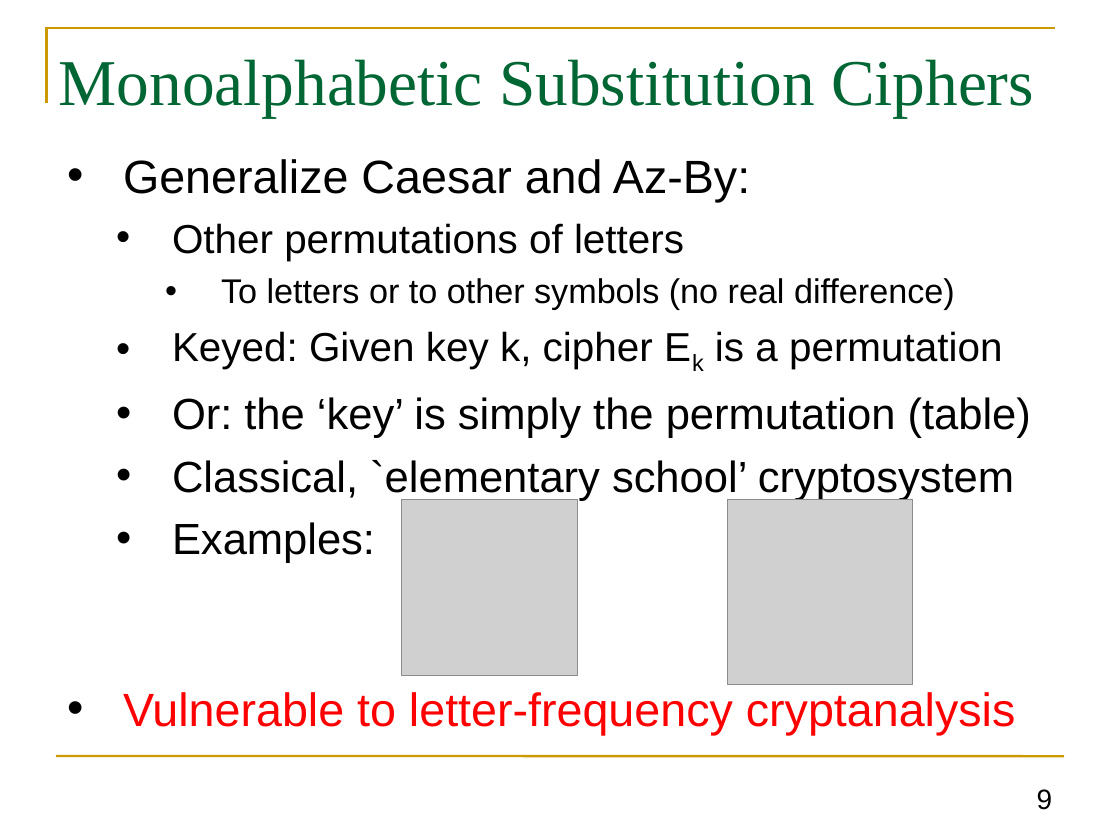
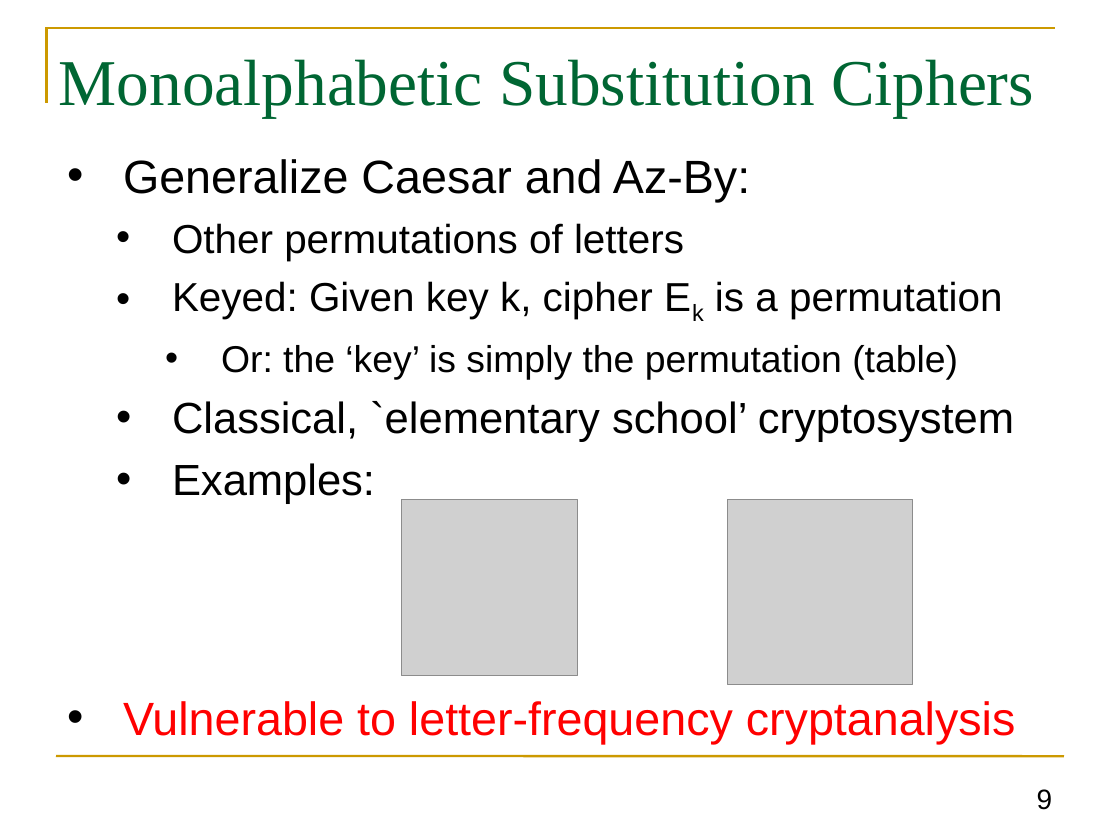
Before and after one commit to GhadaAlmashaqbeh/GhadaAlmashaqbeh.github.io, a slide deck: slide 9 of courses/cse3400-f2026/lecture2.pptx. Drawn at 1120x840 pixels with LibreOffice and Linux fonts; fonts in the diff are those of the drawing; grey boxes stand for pictures. Boxes give left, top, right and bottom in pixels: in the first picture for what was removed or moved away, otherwise in the second. Text is boxed around its words. In the diff, an @@ line names an element or a change of style, - is before the commit and + after.

```diff
--- a/courses/cse3400-f2026/lecture2.pptx
+++ b/courses/cse3400-f2026/lecture2.pptx
@@ text at [221,278,955,310]: paragraph removed @@
-    • To letters or to other symbols (no real difference)
@@ text at [221,345,958,380]: size 28 to 24 pt in "Or: the ‘key’ is simply the permutation ..."; list level 2 to 3 in "Or: the ‘key’ is simply ..." @@
```
Also in this commit, not shown: 7 other slides changed, 2 other files.
